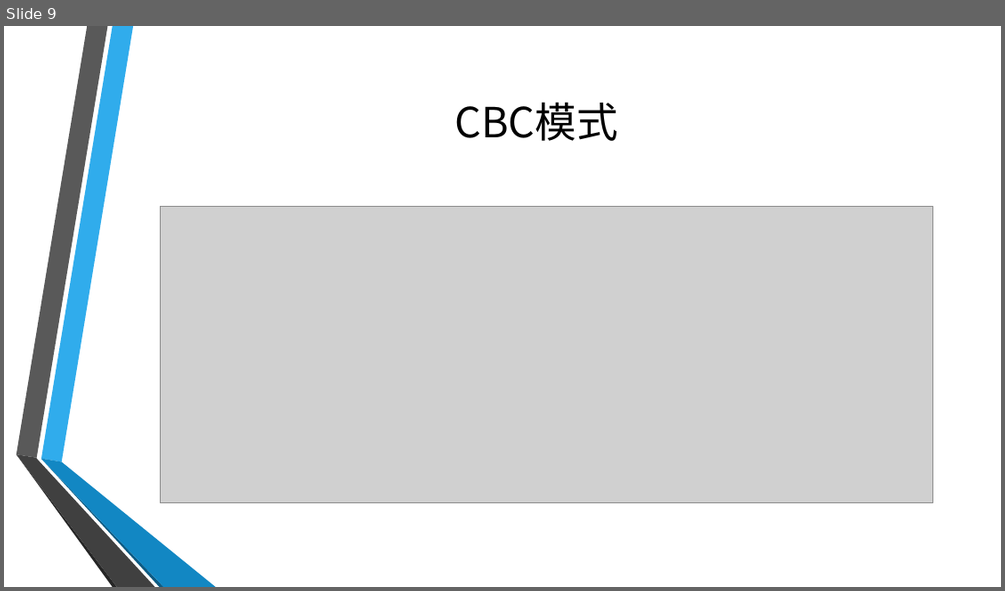
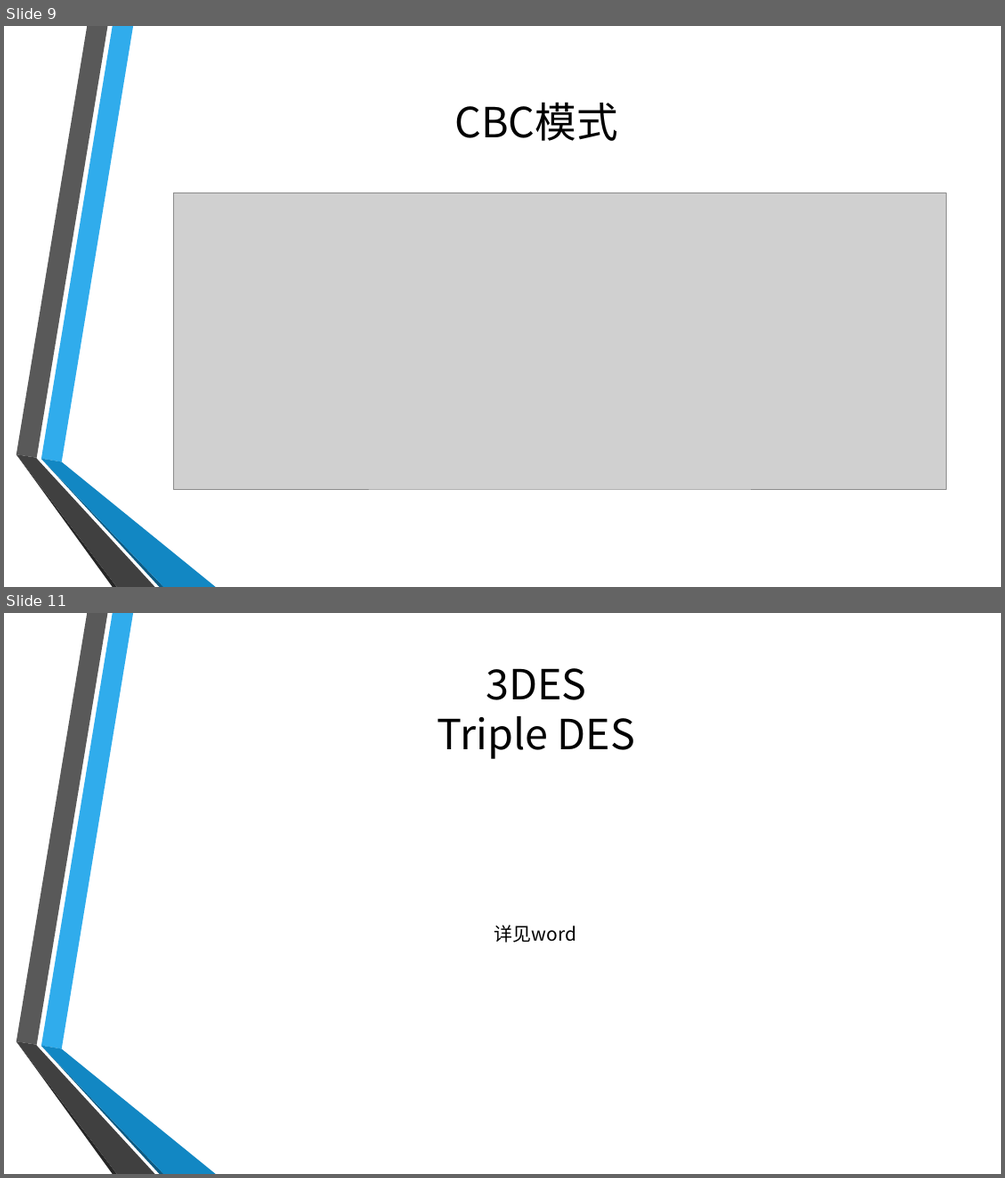
Before and after one commit to GloryXu/test-project, a slide deck: doc/安全.pptx. Shown one above the other, each under a label of ours: slide 9 before the commit, slides 9 and 11 after it; the slides between them are not shown. The pictures are 1005x591 and 1005x1178 pixels, drawn with LibreOffice and Linux fonts; fonts in the diff are those of the drawing; grey boxes stand for pictures; background and template pictures are left out. Boxes give left, top, right and bottom in pixels: in the first picture for what was removed or moved away, otherwise in the second. Text is boxed around its words. In the diff, an @@ line names an element or a change of style, - is before the commit and + after.

```diff
--- a/doc/安全.pptx
+++ b/doc/安全.pptx
@@ slide 11 added at (x1=4, y1=613, x2=1001, y2=1174), background picture (left out); not listed: 6 template elements that a slide beside it also shows @@
@@ title added at (x1=437, y1=668, x2=635, y2=759), 40 pt, text #000000 @@
+3DES
+Triple DES
@@ text added at (x1=494, y1=925, x2=576, y2=942), 18 pt, text #000000 @@
+详见word
@@ slide 9 changed as well @@
@@ picture moved from (x1=161, y1=206, x2=933, y2=503) to (x1=174, y1=192, x2=947, y2=490) @@
```
Also in this commit, not shown: 3 other slides changed, 3 other slides added, 1 other file.
